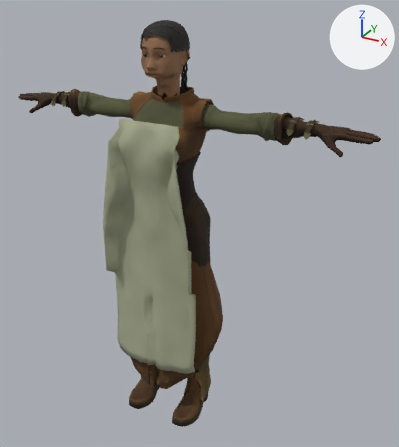
What one commit did to the glTF model outputs/AshenOathTheRoadBetweenCrowns/assets_external/design_pack_v1/humans/C03_Mira_Fen.glb.
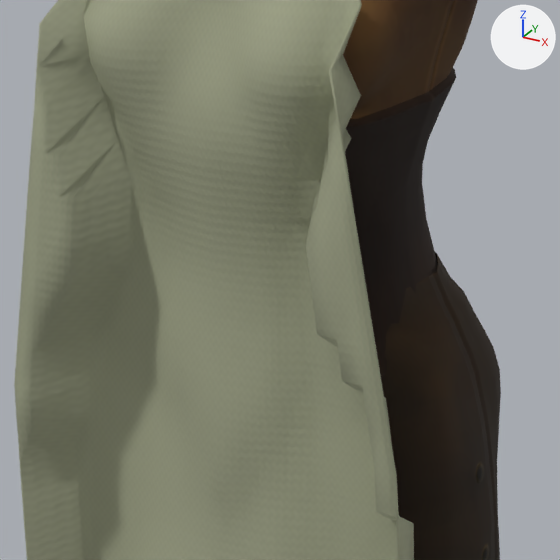
There are two pictures of each version: one whole from a 50 mm lens placed at (1.177, -1.857, 1.909), pointed at (0.112, 0.08, 0.941), one close up on the part from 25% to 56% of the width and 30% to 58% of the height. The axes (+X, +Y, +Z) are drawn at upper right. The lights are the same throughout. The last two pictures show the newer version. Vertices at exactly the same position are counted once.

Before the edit, the objects in view are built like this:
```python
me_anwen_combined_002 = bpy.data.meshes.new('Anwen_Combined.002')
me_anwen_combined_002.from_pydata(...)  # 11295 vertices, 22009 faces; spans x -0.83..0.83, y -0.19..0.17, z -0.01..1.77
# faces by material slot: [3758, 4683, 8792, 4776]
me_anwen_combined_002.materials.append(mat_mira_fen_c03_privateanatomyatlas)
me_anwen_combined_002.materials.append(mat_mira_fen_c03_authoredclothesatlas)
me_anwen_combined_002.materials.append(mat_mira_fen_mi_peasant)
me_anwen_combined_002.materials.append(mat_mira_fen_mi_peasant_001)
ob_c03_motionfittedassembly = bpy.data.objects.new('C03_MotionFittedAssembly', me_anwen_combined_002)
ob_c03_motionfittedassembly.location = (0.0, 0.0, 0.0)
```
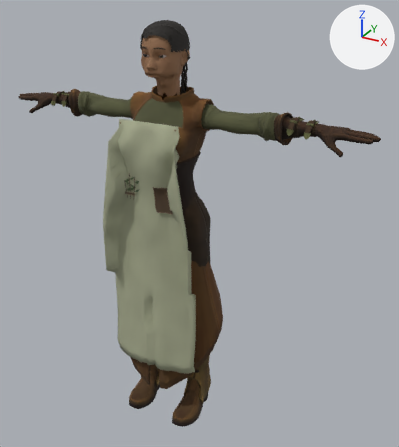
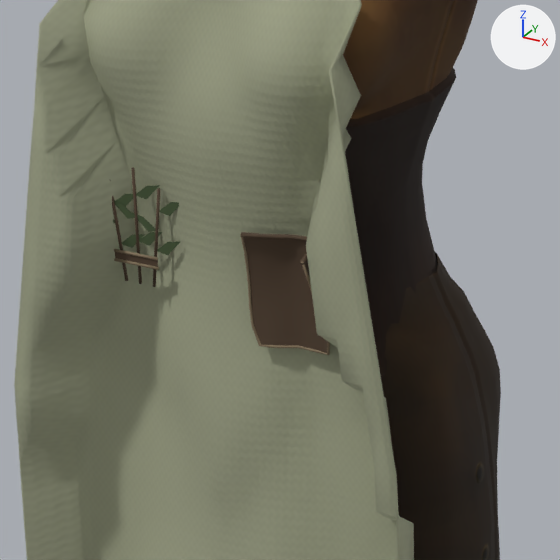
Changed parts and their boxes [x1, y1, x2, y2] in the close-ups (560 x 560 px):
part 1 of me_anwen_combined_002, added (brown): after [110, 167, 330, 355]

The change in detail:
Picture 'C03_TailoredPalette_ORM' (img_c03_tailoredpalette_orm) is new.
Picture 'C03_TailoredPalette_Albedo' (img_c03_tailoredpalette_albedo) is new.
Material 'C03_TailoredPalette_PBR' (mat_c03_tailoredpalette_pbr) is new.
Uses the picture img_c03_tailoredpalette_albedo.
Uses the picture img_c03_tailoredpalette_orm.
me_anwen_combined_002 is used by ob_c03_motionfittedassembly; location (0.0, 0.0, 0.0).
me_anwen_combined_002 had 11295 vertices, 22009 faces and spanned x -0.83..0.83, y -0.19..0.17, z -0.01..1.77.
me_anwen_combined_002 now has 12886 vertices, 24619 faces and spans x -0.83..0.83, y -0.19..0.17, z -0.01..1.77.
me_anwen_combined_002 part 1: 1591 vertices added at x -0.15..0.15, y -0.19..0.11, z 1.06..1.49.
me_anwen_combined_002 gains material mat_c03_tailoredpalette_pbr.
